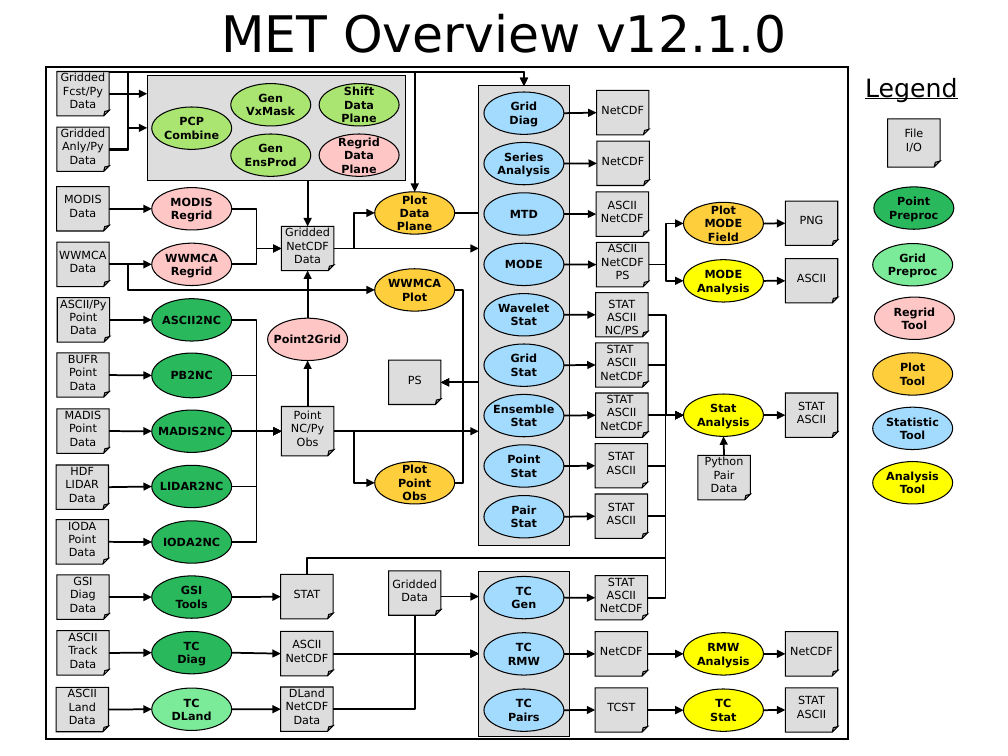
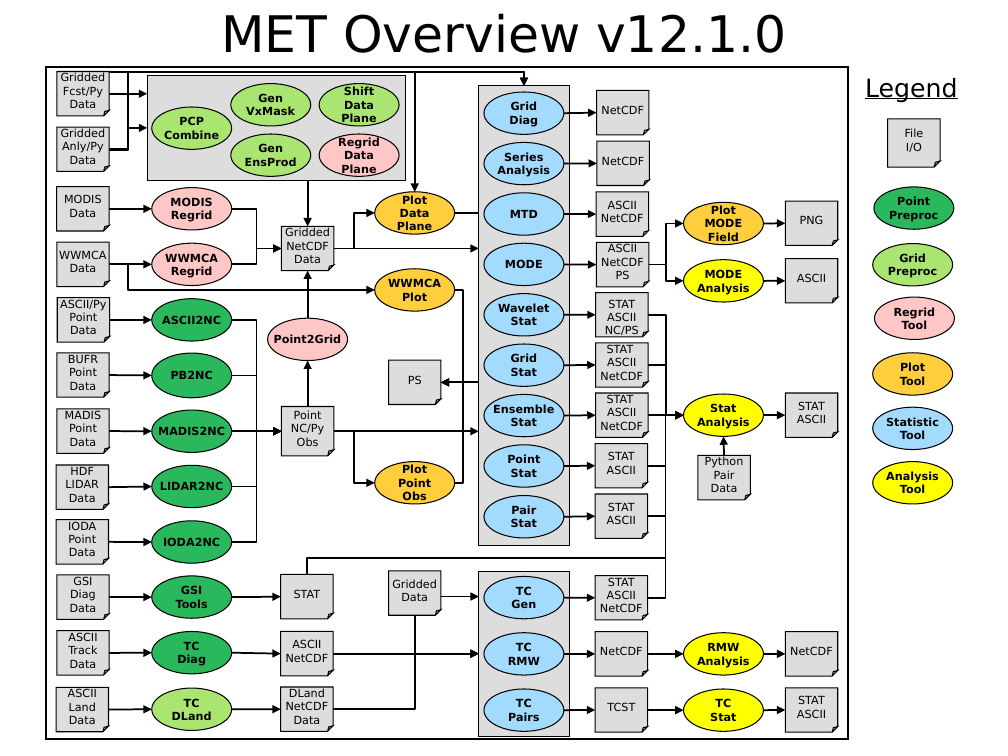
Before and after one commit to dtcenter/MET, a slide deck: slide 23 of docs/Flowchart/MET_flowchart.pptx. Drawn at 1008x756 pixels with LibreOffice and Linux fonts; fonts in the diff are those of the drawing. Boxes give left, top, right and bottom in pixels: in the first picture for what was removed or moved away, otherwise in the second. Text is boxed around its words. In the diff, an @@ line names an element or a change of style, - is before the commit and + after.

```diff
--- a/docs/Flowchart/MET_flowchart.pptx
+++ b/docs/Flowchart/MET_flowchart.pptx
@@ ellipse "Grid" at bbox=[873, 244, 953, 286]: fill #7CEB99 to #AAE571 @@
@@ ellipse "TC" at bbox=[152, 688, 232, 731]: fill #7CEB99 to #AAE571 @@
```
Also in this commit, not shown: 1 other file.
